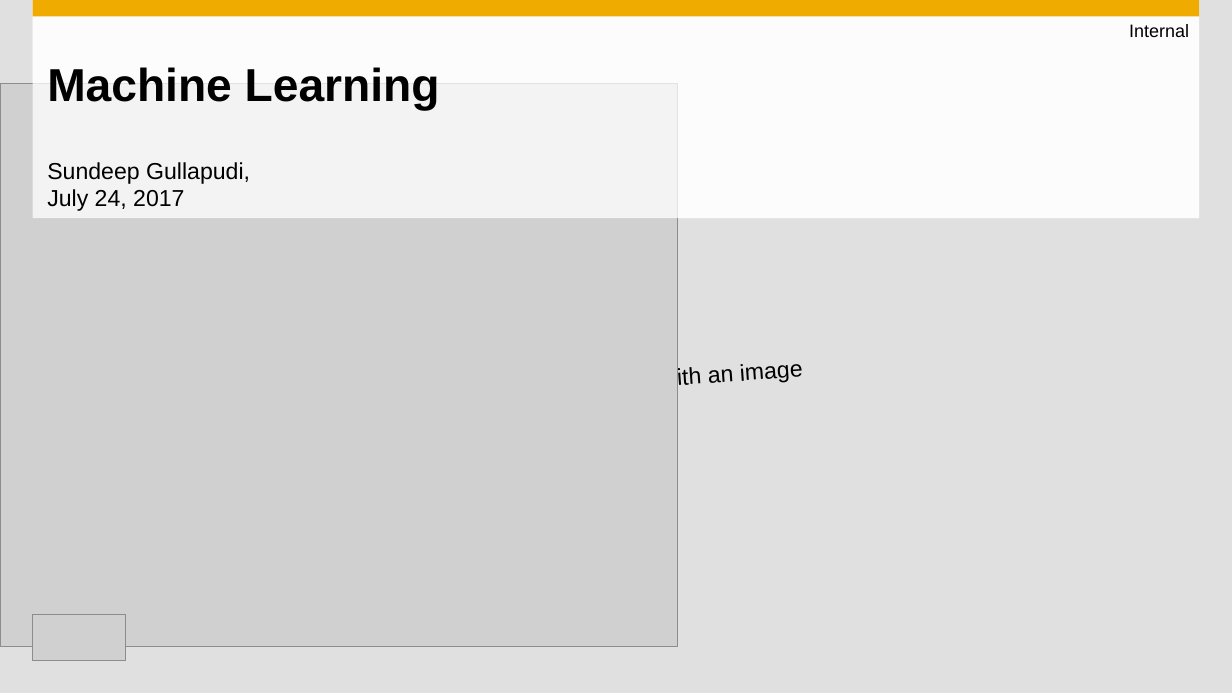
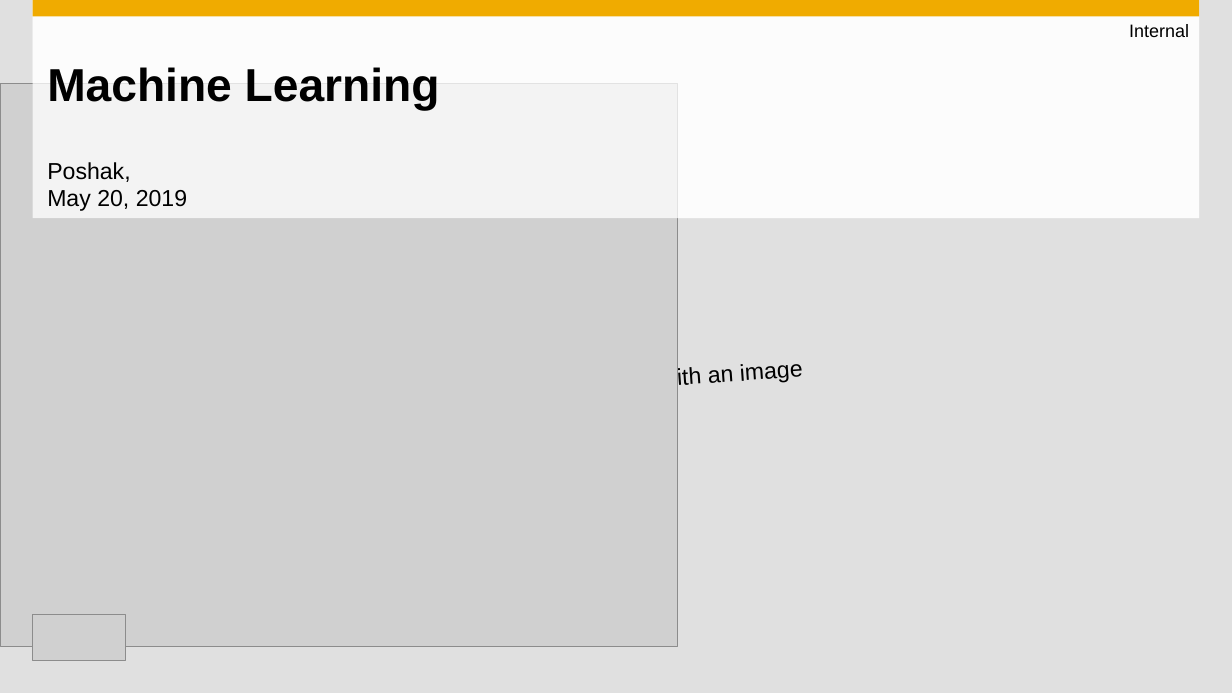
Before and after one commit to SherwinVarghese/Machine-Learning-TechknowSchool, a slide deck: slide 1 of modules/4. ML Algorithms/2. Classification/Classification_LR_DT.pptx. Drawn at 1232x693 pixels with LibreOffice and Linux fonts; fonts in the diff are those of the drawing; grey boxes stand for pictures; background and template pictures are left out. Boxes give left, top, right and bottom in pixels: in the first picture for what was removed or moved away, otherwise in the second. Text is boxed around its words. In the diff, an @@ line names an element or a change of style, - is before the commit and + after.

```diff
--- a/modules/4. ML Algorithms/2. Classification/Classification_LR_DT.pptx
+++ b/modules/4. ML Algorithms/2. Classification/Classification_LR_DT.pptx
@@ subtitle at box(47, 162, 187, 211): text changed @@
-Sundeep Gullapudi,
-July 24, 2017
+Poshak,
+May 20, 2019
```
Also in this commit, not shown: 1 other slide changed, 6 slides added, 6 slides removed.
